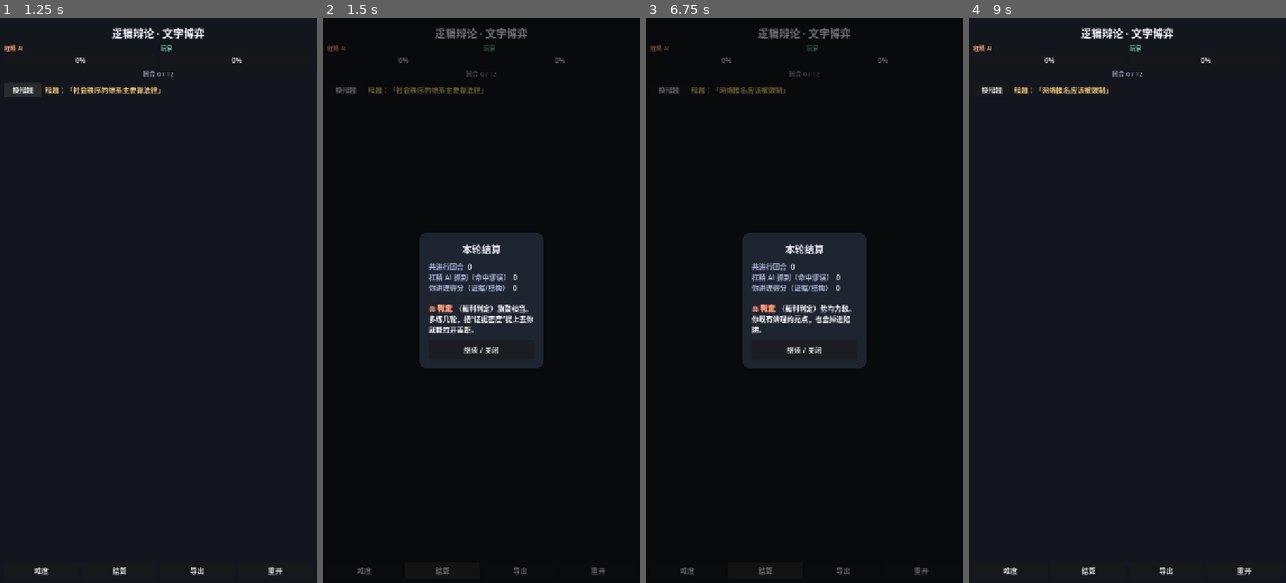
Above: before the commit, frames 1-4 (left to right).
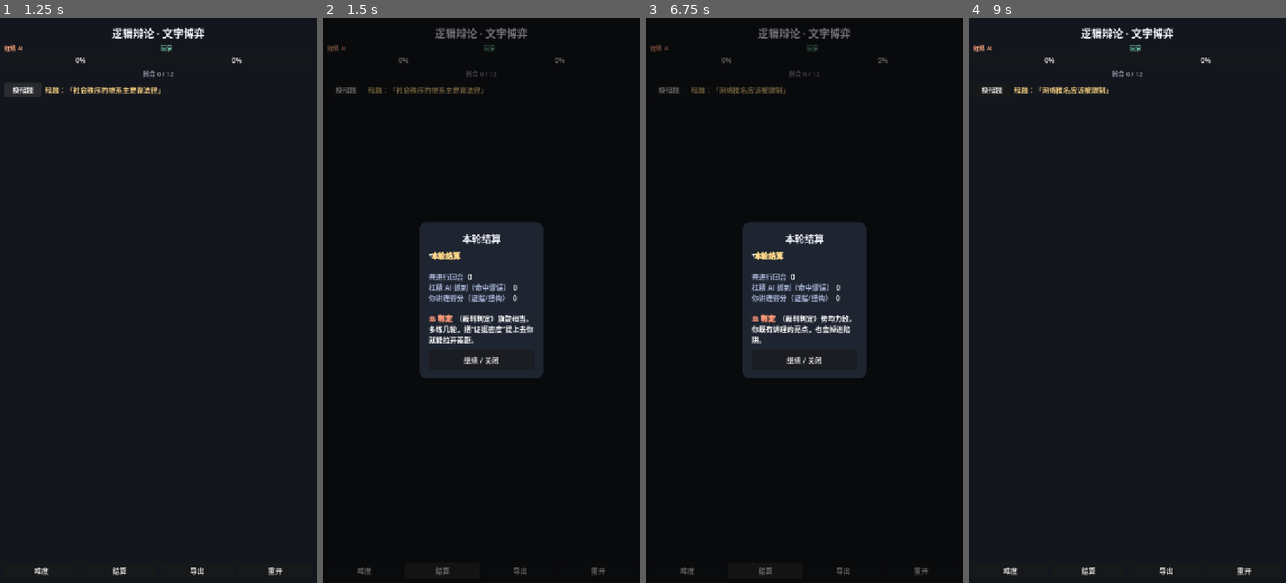
Above: after the commit, the same moments.

Repository: BJX-lin/-md-
Game: Godot game, scene res://scenes/Main.tscn
Two runs of this game, one before a commit and one after it. Both use one fixed random seed, a clock stepped at 60 frames per second and the inputs below.
Inputs:
- Up to frame 1 (1.25 s): click "换辩题" at 0.5 s
- Up to frame 2 (1.5 s): click "结算" at 1.25 s
- Up to frame 3 (6.75 s): click "重开" at 2 s; click "难度" at 2.75 s; click "导出" at 3.5 s; click "继续 / 关闭" at 4.25 s; click "换辩题" at 5 s; click "难度" at 5.75 s; click "结算" at 6.5 s
- Up to frame 4 (9 s): click "导出" at 7.25 s; click "重开" at 8 s; click "继续 / 关闭" at 8.75 s

Frame 1 is identical in both runs. In frame 2, 3.9% of the frame differs, in the area x 30-70%, y 36-64%; in frame 3, 3.8%; in frame 4, nothing differs.
Error in both runs: Invalid assignment of property or key 'minimum_size' with value of type 'Vector2' on a base object of type 'LineEdit'. (res://scripts/Main.gd:145)

Commit message:
添加 Emoji 嘲讽系统（按场景自动调用），重新打包可导入 Godot 4.7.2 的项目 zip
Co-authored-by: arena-agent <297053741+arena-agent@users.noreply.github.com>

Diff:
--- a/godot_logic_game/scripts/DebateEngine.gd
+++ b/godot_logic_game/scripts/DebateEngine.gd
@@ -100,21 +100,30 @@
 	if not f.is_empty():
 		_ai_score += 1
 		_user_hits += 1
-		return _make_fallacy_response(f)
+		var r := _make_fallacy_response(f)
+		r["text"] = _decorate(r["text"], "hit")
+		return r
 
 	# 2) 用户用到“讲理/证据”类词 -> 加玩家分并夸
 	if _has_good_move(text):
 		_user_score += 1
 		var praise := KnowledgeBase.pick(KnowledgeBase.PRAISE)
-		return _make(_attack_or_socratic(text) + "\n\n" + praise, "有道理？", "", false, true)
+		var r := _make(_attack_or_socratic(text) + "\n\n" + praise, "有道理？", "", false, true)
+		r["text"] = _decorate(r["text"], "good")
+		return r
 
 	# 4) 是疑问 -> 苏格拉底追问
 	if _is_question(text):
-		return _make(_socratic(text), "追问", "", false, false)
+		var r := _make(_socratic(text), "追问", "", false, false)
+		r["text"] = _decorate(r["text"], "ask")
+		return r
 
 	# 5) 兜底：通用攻击（若当前是真议题，带上一句“事实弹药”显专业）
 	var ammo := _fact_ammo()
-	return _make(_attack_or_socratic(text) + ("\n\n" + ammo if not ammo.is_empty() else ""), "拆解", "", false, false)
+	var r := _make(_attack_or_socratic(text) + ("\n\n" + ammo if not ammo.is_empty() else ""), "拆解", "", false, false)
+	var scene := "reductio" if (difficulty >= 2 and r.get("text", "").contains("照你这么说")) else "generic"
+	r["text"] = _decorate(r["text"], scene)
+	return r
 
 # ------------------------------------------------------------
 #  结算判定
@@ -147,6 +156,15 @@
 		"ai_gain": ai_gain,
 		"user_gain": user_gain,
 	}
+
+# 给回应文本附加一个 emoji（放在句尾，概率触发以免太吵）
+func _decorate(text: String, scene: String) -> String:
+	if randf() < 0.5:
+		return text
+	var e := KnowledgeBase.emoji(scene)
+	if e.is_empty():
+		return text
+	return text + "  " + e
 
 func _make_fallacy_response(f: Dictionary) -> Dictionary:
 	var reply := ""
--- a/godot_logic_game/scripts/KnowledgeBase.gd
+++ b/godot_logic_game/scripts/KnowledgeBase.gd
@@ -505,6 +505,41 @@
 ]
 
 # ------------------------------------------------------------
+#  Emoji 库（自动嘲讽/渲染氛围）
+#  按场景分类，引擎命中某场景即从对应数组挑一个（可随机附加）。
+# ------------------------------------------------------------
+const EMOJI := {
+	# 命中用户逻辑谬误（高浓度嘲讽）
+	"hit": [
+		"🤡", "🫠", "🙃", "😏", "😅", "💀", "😬", "🤯", "🙄", "👀", "🥴", "😵", "🐒", "📉", "🎪",
+	],
+	# 用户像在讲理（AI 认可 / 阴阳夸）
+	"good": [
+		"👏", "🎉", "✨", "👍", "💪", "🌟", "😎", "🤓", "🔍", "📚", "🧠", "👌",
+	],
+	# 用户提问 / 追问时
+	"ask": [
+		"🤔", "🖊️", "❓", "🔎", "🧐",
+	],
+	# 通用拆解 / 兜底
+	"generic": [
+		"📌", "⚙️", "🎯", "✍️", "🧩", "🪞", "⏳", "🔁",
+	],
+	# 归谬
+	"reductio": [
+		"🤦", "🚩", "🎢", "🕳️", "🫥",
+	],
+	# 开场 / 换辩题
+	"open": [
+		"🎬", "🥊", "⚔️", "🛎️", "🎤",
+	],
+	# 结算
+	"settle": [
+		"🏁", "📊", "⚖️", "🧾",
+	],
+}
+
+# ------------------------------------------------------------
 #  工具函数
 # ------------------------------------------------------------
 static func pick(arr: Array) -> String:
@@ -516,3 +551,10 @@
 	if arr.is_empty():
 		return {}
 	return arr[randi() % arr.size()]
+
+# 从 EMOJI 库按场景取一个 emoji（场景不存在则返回空）
+static func emoji(scene: String) -> String:
+	var slot = EMOJI.get(scene)
+	if slot is Array and not slot.is_empty():
+		return str(slot[randi() % slot.size()])
+	return ""
--- a/godot_logic_game/scripts/Main.gd
+++ b/godot_logic_game/scripts/Main.gd
@@ -34,7 +34,7 @@
 	engine.max_rounds = 12
 	_refresh_hud()
 	# 开场
-	_ai_say("我是「杠精老师 · 逻辑裁判」。你输入任何观点，我用逻辑漏洞来杠你。")
+	_ai_say("我是「杠精老师 · 逻辑裁判」。你输入任何观点，我用逻辑漏洞来杠你。 🎬")
 	var topic_msg := engine.setup_topic()
 	_ai_say(topic_msg)
 	_set_topic_label(engine.current_topic)
@@ -342,7 +342,7 @@
 
 func _on_next_topic() -> void:
 	var msg := engine.setup_topic()
-	_ai_say(msg)
+	_ai_say(msg + "  " + KnowledgeBase.emoji("open"))
 	_set_topic_label(engine.current_topic)
 	_refresh_hud()
 
@@ -352,9 +352,9 @@
 	_chat.clear()
 	_transcript = ""
 	_refresh_hud()
-	_ai_say("已重开。抛个观点——先来个新辩题。")
+	_ai_say("已重开。抛个观点——先来个新辩题。 🔄")
 	var topic_msg := engine.setup_topic()
-	_ai_say(topic_msg)
+	_ai_say(topic_msg + "  " + KnowledgeBase.emoji("open"))
 	_set_topic_label(engine.current_topic)
 
 func _on_close_settle() -> void:
@@ -364,12 +364,13 @@
 	var s: Dictionary = engine.settle()
 	var verdict := str(s.get("verdict", ""))
 	var verdict_text := str(s.get("text", ""))
-	var icon := "⚖"
+	var icon := "⚖️"
 	if verdict == "ai":
 		icon = "🤖"
 	elif verdict == "user":
 		icon = "🏆"
 	_settle_body.text = (
+		"[color=#ffd98a][b]🏁 本轮结算[/b][/color]\n\n" +
 		"[color=#a6b3d4]共进行回合[/color]  %d\n" % engine.round_count() +
 		"[color=#a6b3d4]杠精 AI 抓到（命中谬误）[/color]  %d\n" % engine.ai_score() +
 		"[color=#a6b3d4]你讲理得分（证据/结构）[/color]  %d\n" % engine.user_score() +
Not shown, changed: godot_logic_game/README.md
Not shown, changed: godot_logic_game_import.zip
